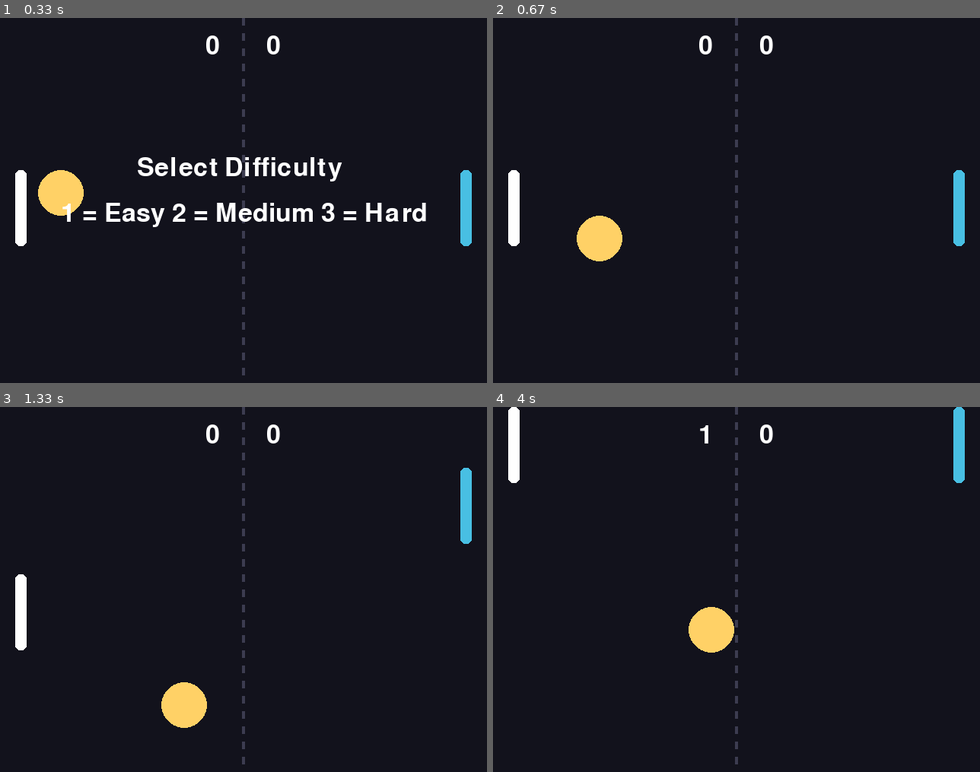
Above: before the commit, frames 1-4 (two rows, left to right).
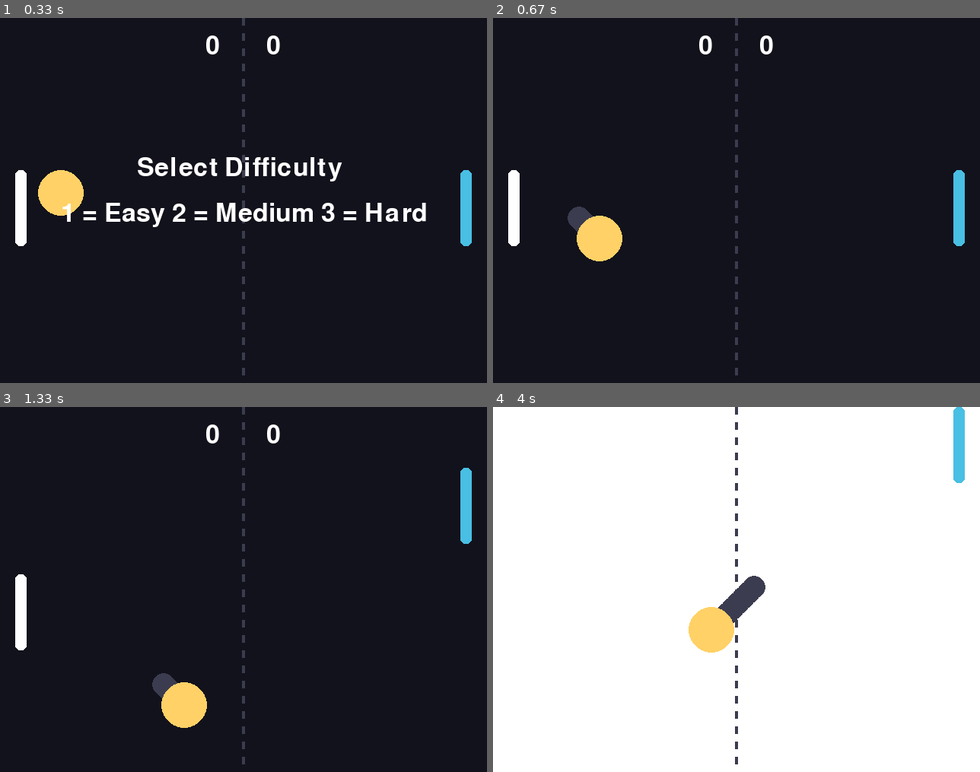
Above: after the commit, the same moments.

Repository: jvnusrg/pygame-practice
Game: pygame game, started from pong.py
The game is run twice, just before and just after one commit, with the same random seed, the same clock (stepped at 60 frames per second) and the same inputs.
Inputs:
- Up to frame 1 (0.33 s): no input
- Up to frame 2 (0.67 s): tap 1 at 0.33 s
- Up to frame 3 (1.33 s): hold Up 0.67-1.13 s; hold Down from 1.17 s (still down); hold S from 1.17 s (still down); tap Space at 1.23 s; tap 3 at 1.32 s
- Up to frame 4 (4 s): release Down at 1.47 s; release S at 1.47 s; hold Up 1.5-1.87 s; hold W 1.5-1.87 s; tap Space at 1.57, 1.97, 2.37, 2.7, 3.03, 3.43, 3.83 s; hold Down 1.9-2.27 s; hold S 1.9-2.27 s; tap 2 at 2.05, 3.12 s; hold Up 2.3-2.6 s; hold W 2.3-2.6 s; tap 3 at 2.45, 3.52 s; hold Down 2.63-2.93 s; hold S 2.63-2.93 s; hold Up 2.97-3.33 s; hold W 2.97-3.33 s; hold Down 3.37-3.73 s; hold S 3.37-3.73 s; hold Up from 3.77 s (still down); hold W from 3.77 s (still down)

Frame 1 is identical in both runs. In frame 2, 0.2% of the frame differs, in the area x 15-21%, y 51-59%; in frame 3, 0.2%; in frame 4, 98%, in the area x 0-100%, y 0-100%.

Commit message:
Added for polishing

Diff:
--- a/pong.py
+++ b/pong.py
@@ -47,6 +47,9 @@
 
 in_menu = True
 
+trail=[]
+flash_timer = 0
+
 running = True
 while running:
     for event in pygame.event.get():
@@ -76,6 +79,9 @@
     if not pause and not game_over and not in_menu:
         x = x + speed_x
         y = y + speed_y
+        trail.append((x,y))
+        if len(trail) > 10:
+            trail.pop(0)
 
         keys = pygame.key.get_pressed()
         if keys[pygame.K_w]:
@@ -119,6 +125,7 @@
             y = 200
             speed_x = speed_x * -1
             score_sound.play()
+            flash_timer = 10
 
         if x > 640:
             print("Left player scores!")
@@ -127,6 +134,7 @@
             y = 200
             speed_x = speed_x * -1
             score_sound.play()
+            flash_timer = 10
 
         if right_score >= win_score:
             game_over = True
@@ -136,7 +144,11 @@
             game_over = True
             winner = "Left Player"
 
-    screen.fill(bg_color)
+    if flash_timer > 0:
+        screen.fill((255,255,255))
+        flash_timer = flash_timer - 1
+    else:
+        screen.fill(bg_color)
 
     left_text = font.render(str(left_score), True,(255,255,255))
     right_text = font.render(str(right_score),True, (255,255,255))
@@ -146,6 +158,9 @@
 
     for dash_y in range (0, 480, 20):
         pygame.draw.rect(screen, line_color, (320-2, dash_y, 4, 10))
+
+    for trail_x, trail_y in trail:
+        pygame.draw.circle(screen, line_color,(int(trail_x + width // 2),int(trail_y + height // 2)), width // 4)
 
     pygame.draw.circle(screen, ball_color, (int(x + width // 2), int(y + height // 2)), width // 2)
 
